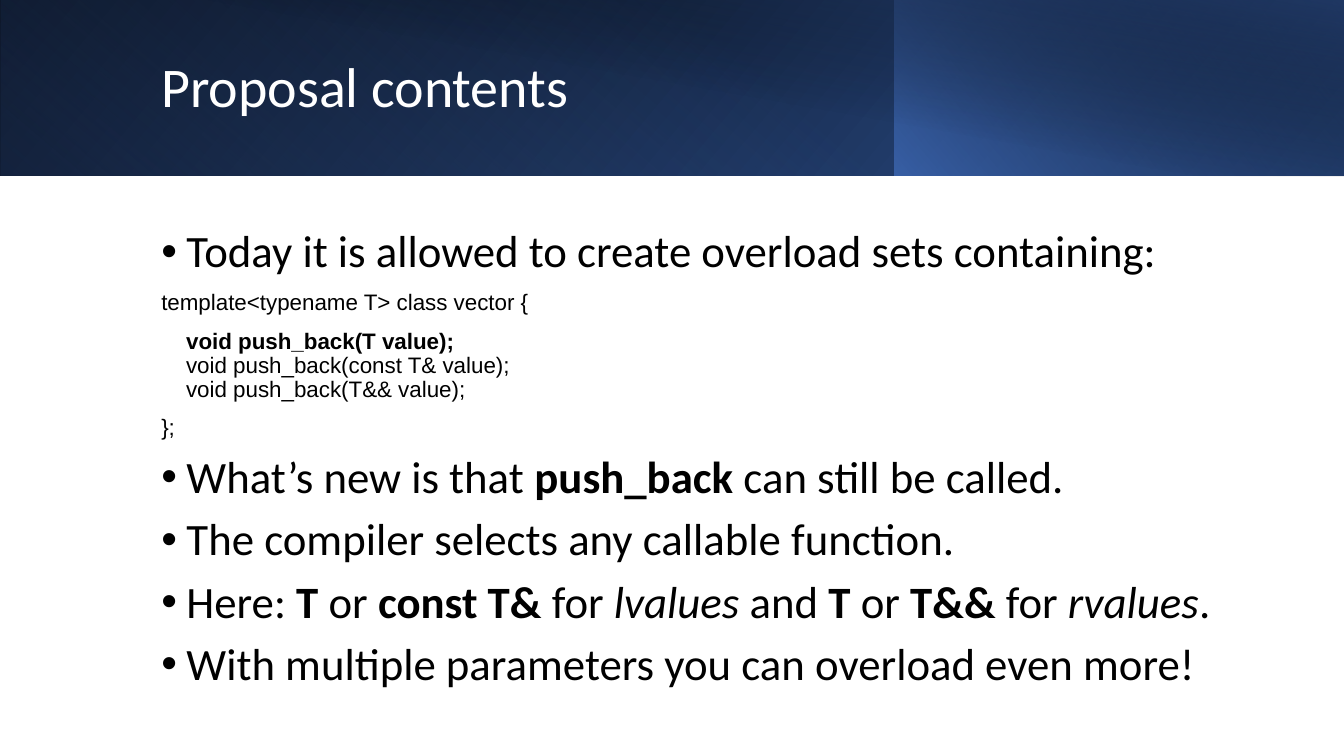
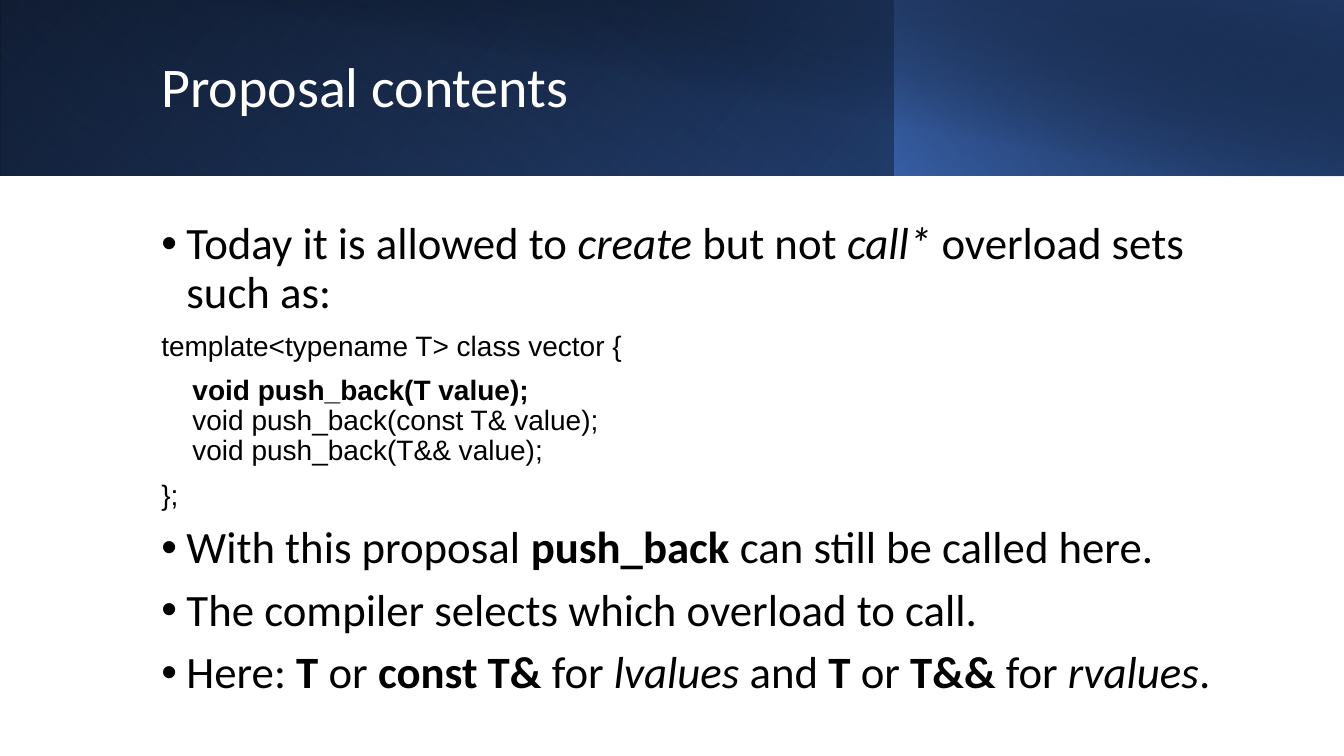
Before and after one commit to BengtGustafsson/isocpp-proposals, a slide deck: slide 6 of P2665-OverloadSelection/OverloadSelection.pptx (slide 4 before the commit). Drawn at 1344x756 pixels with LibreOffice and Linux fonts; fonts in the diff are those of the drawing. Boxes give left, top, right and bottom in pixels: in the first picture for what was removed or moved away, otherwise in the second. Text is boxed around its words. In the diff, an @@ line names an element or a change of style, - is before the commit and + after.

Commit message:
New proposal added. Prepared for MPark's generation.

```diff
--- a/P2665-OverloadSelection/OverloadSelection.pptx
+++ b/P2665-OverloadSelection/OverloadSelection.pptx
@@ text at (x1=186, y1=227, x2=1184, y2=309): text changed @@
-• Today it is allowed to create overload sets containing:
+• Today it is allowed to create but not call* overload sets such as:
@@ text at (x1=161, y1=335, x2=604, y2=465): size 16 to 20 pt in "template<typename T> class vector {", "void push_back(T value); void push_back(const T& value); ...", "};" @@
@@ text at (x1=186, y1=531, x2=1153, y2=634): text changed @@
-• What’s new is that push_back can still be called.
-• The compiler selects any callable function.
+• With this proposal push_back can still be called here.
+• The compiler selects which overload to call.
@@ text at (x1=186, y1=649, x2=1194, y2=688): paragraph removed @@
-• With multiple parameters you can overload even more!
```
Also in this commit, not shown: 5 other slides changed, 8 slides added, 1 slide removed, 17 other files.
